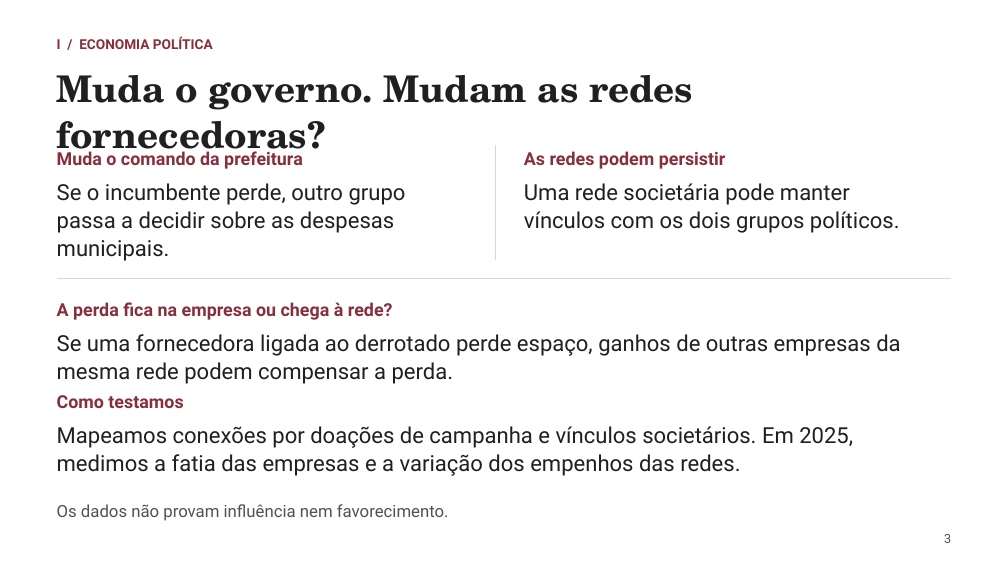
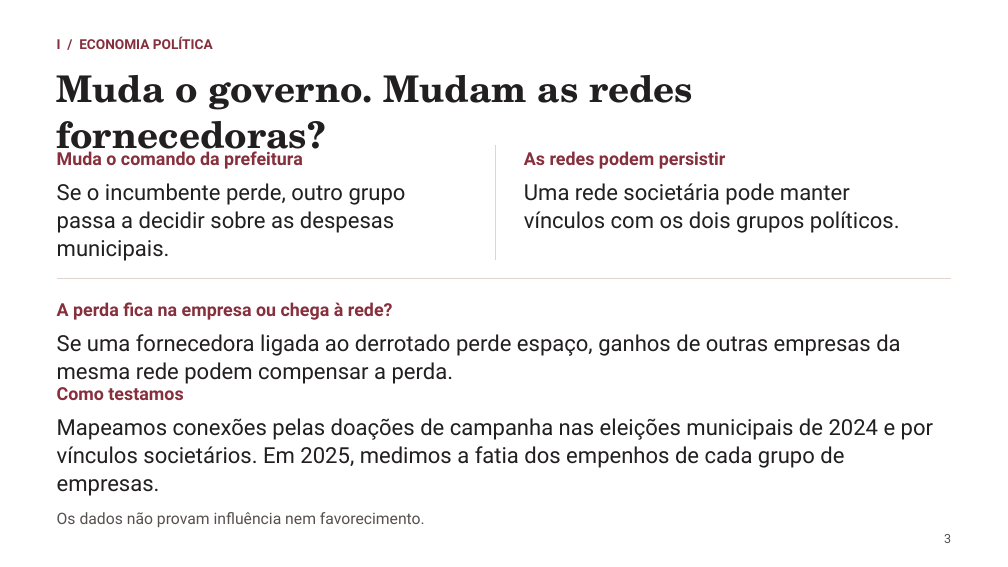
Before and after one commit to rafaelt0/redes-empresariais-alternancia-politica, a slide deck: slide 3 of output/deck.pptx. Drawn at 1008x567 pixels with LibreOffice and Linux fonts; fonts in the diff are those of the drawing. Boxes give left, top, right and bottom in pixels: in the first picture for what was removed or moved away, otherwise in the second. Text is boxed around its words. In the diff, an @@ line names an element or a change of style, - is before the commit and + after.

```diff
--- a/output/deck.pptx
+++ b/output/deck.pptx
@@ text "Como testamos": place and size @@
-text "Como testamos" at (57,395,183,408)
+text "Como testamos" at (57,387,183,400)
@@ text at (57,418,933,496): text changed @@
-Mapeamos conexões por doações de campanha e vínculos societários. Em 2025, medimos a fatia das empresas e a variação dos empenhos das redes.
+Mapeamos conexões pelas doações de campanha nas eleições municipais de 2024 e por vínculos societários. Em 2025, medimos a fatia dos empenhos de cada grupo de empresas.
@@ text "Os dados não provam influência ...": place and size @@
-text "Os dados não provam influência ..." at (57,504,449,521)
+text "Os dados não provam influência ..." at (57,512,425,527)
@@ text "Os dados não provam influência ..." at (57,512,425,527): size 16 to 15 pt @@
```
Also in this commit, not shown: 6 other slides changed, 1 slide added, 1 slide removed, 4 other files.
